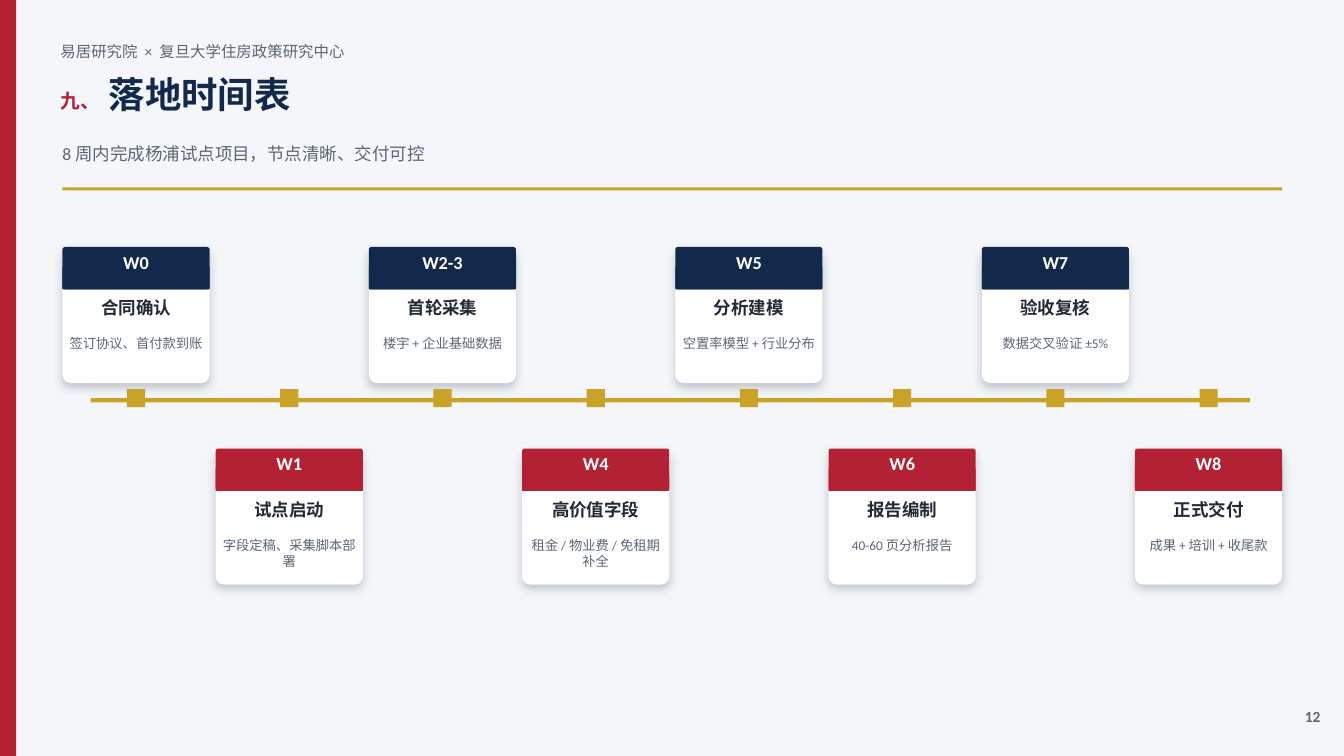
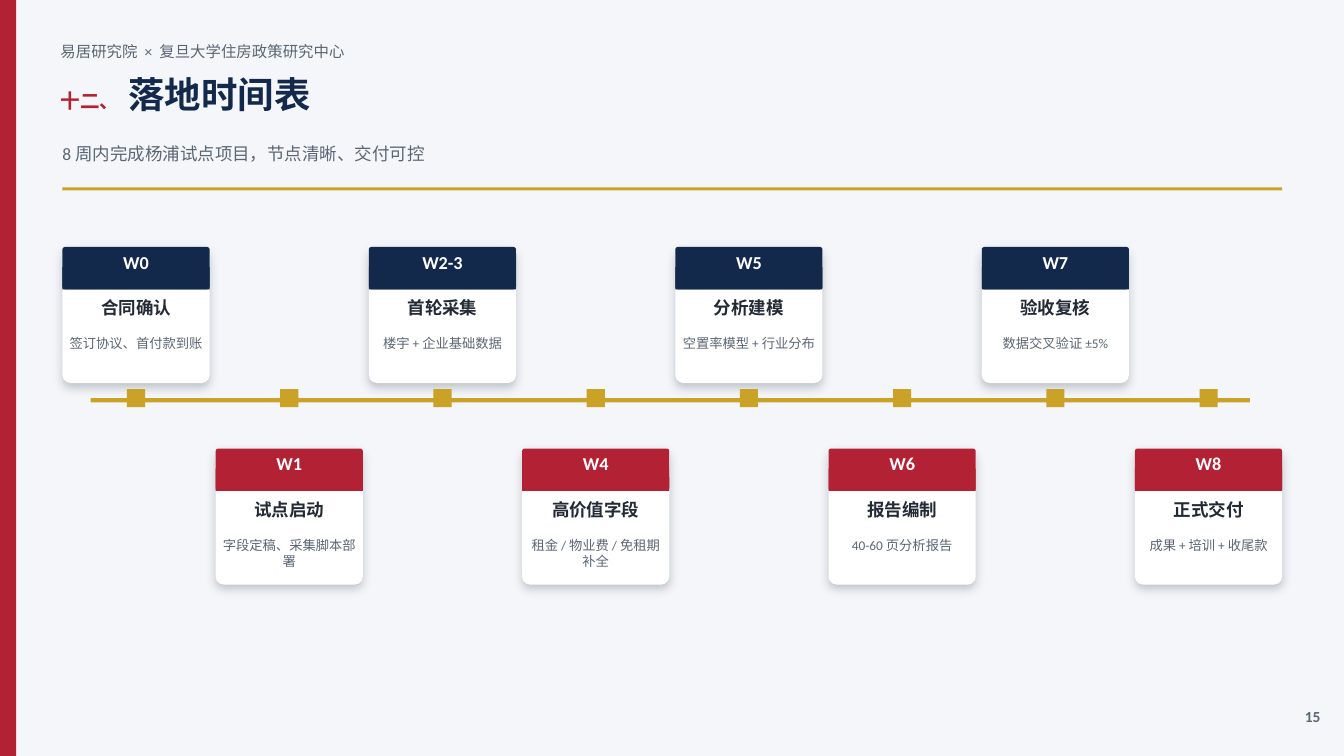
Before and after one commit to hujigang2010-maker/AIDEN, a slide deck: slide 15 of 易居研究院_复旦大学住房政策研究中心_合作方案.pptx (slide 12 before the commit). Drawn at 1344x756 pixels with LibreOffice and Linux fonts; fonts in the diff are those of the drawing. Boxes give left, top, right and bottom in pixels: in the first picture for what was removed or moved away, otherwise in the second. Text is boxed around its words. In the diff, an @@ line names an element or a change of style, - is before the commit and + after.

```diff
--- a/易居研究院_复旦大学住房政策研究中心_合作方案.pptx
+++ b/易居研究院_复旦大学住房政策研究中心_合作方案.pptx
@@ text at [60, 77, 310, 112]: text changed @@
-九、 落地时间表
+十二、 落地时间表
@@ text at [1305, 712, 1321, 722]: text changed @@
-12
+15
```
Also in this commit, not shown: 11 other slides changed, 3 slides added, 1 other file.
